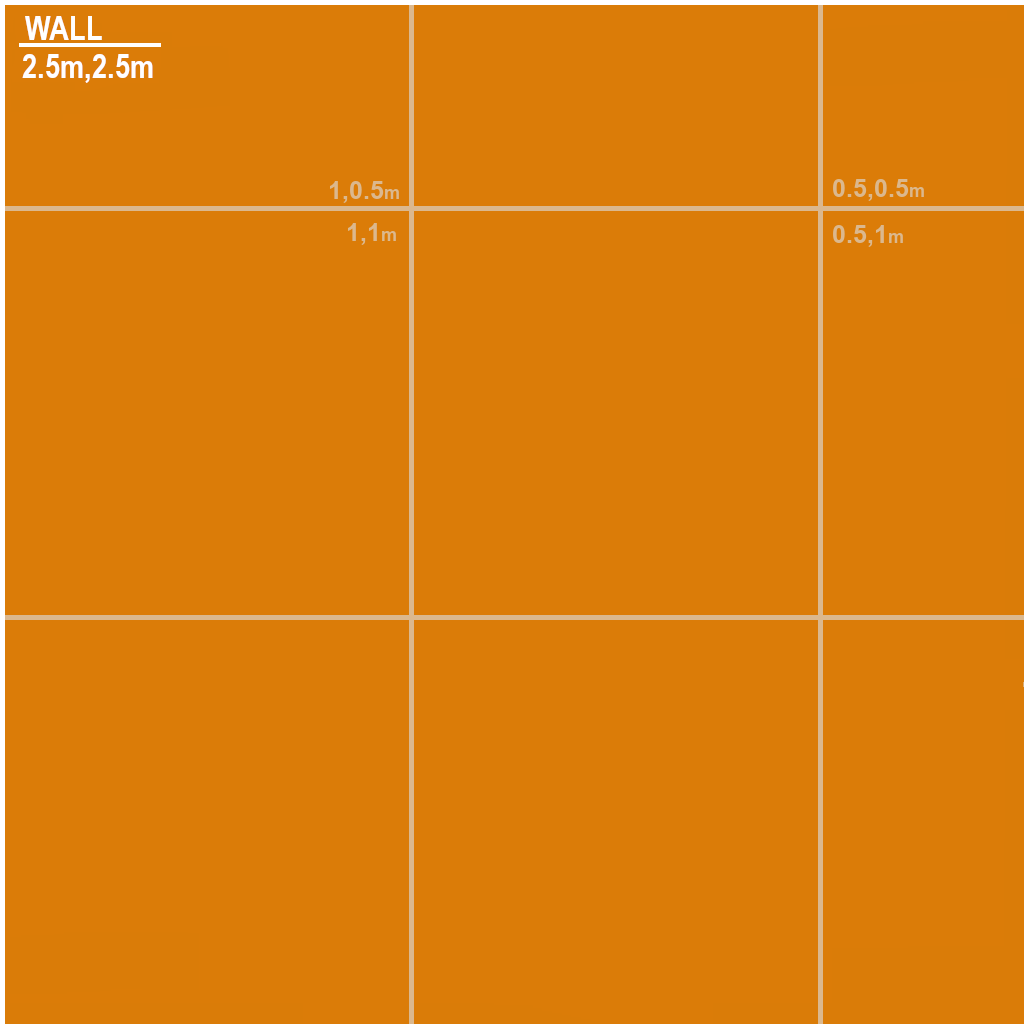
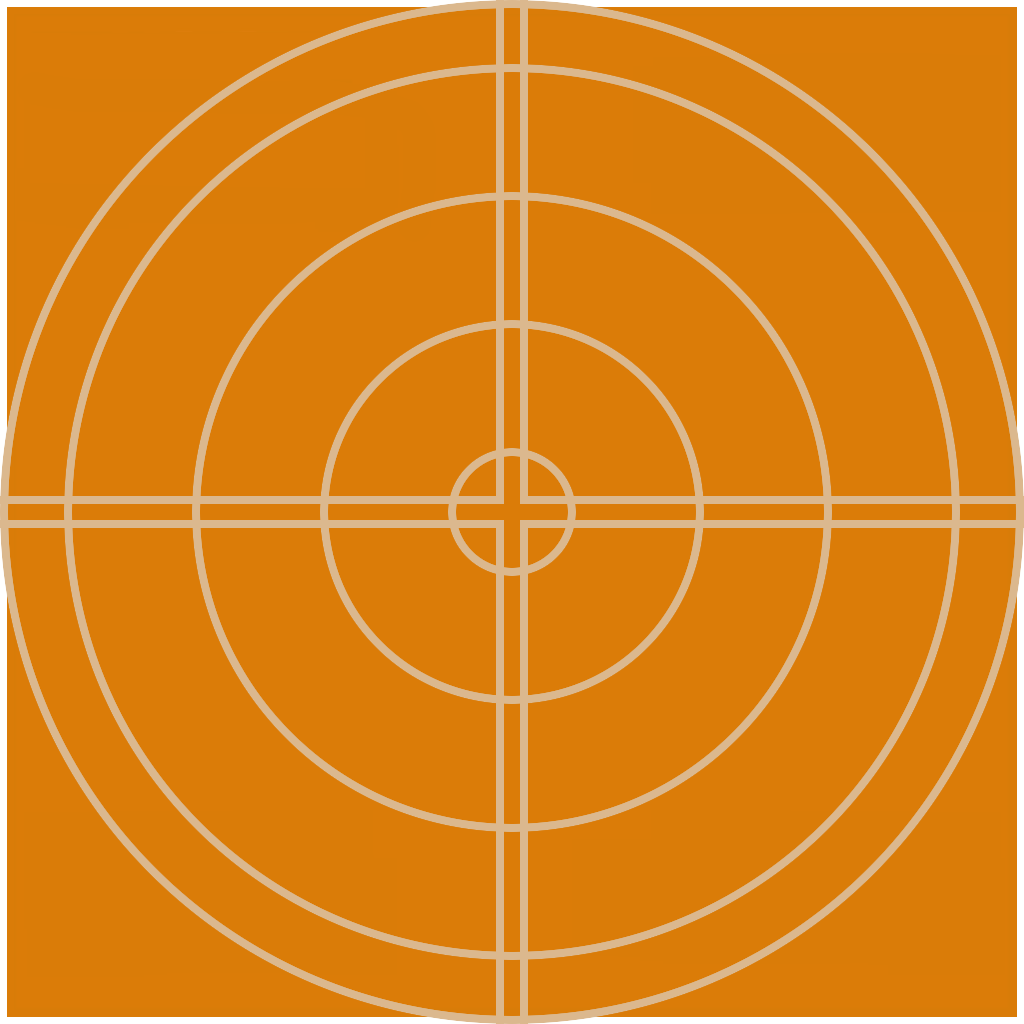
Revision of a layered (1024, 1024) image; what changed, layer by layer:
added group "Layer Group" with 5 layers above "0.5,1m" over [0, 0, 1024, 1024]
added layer "Layer #2" in group "Layer Group" over [0, 0, 1024, 1024]
added layer "Layer copy" in group "Layer Group" over [64, 64, 960, 960]
added layer "Layer #1" in group "Layer Group" over [0, 0, 1024, 1024]
added layer "Pasted Layer" in group "Layer Group" over [0, 0, 1024, 1024]
hid "0.5,1m" over [833, 225, 903, 247]
hid "0.5,0.5m" over [833, 179, 924, 201]
hid "1,0.5m" over [330, 181, 399, 203]
hid "1,1m" over [347, 223, 396, 245]
